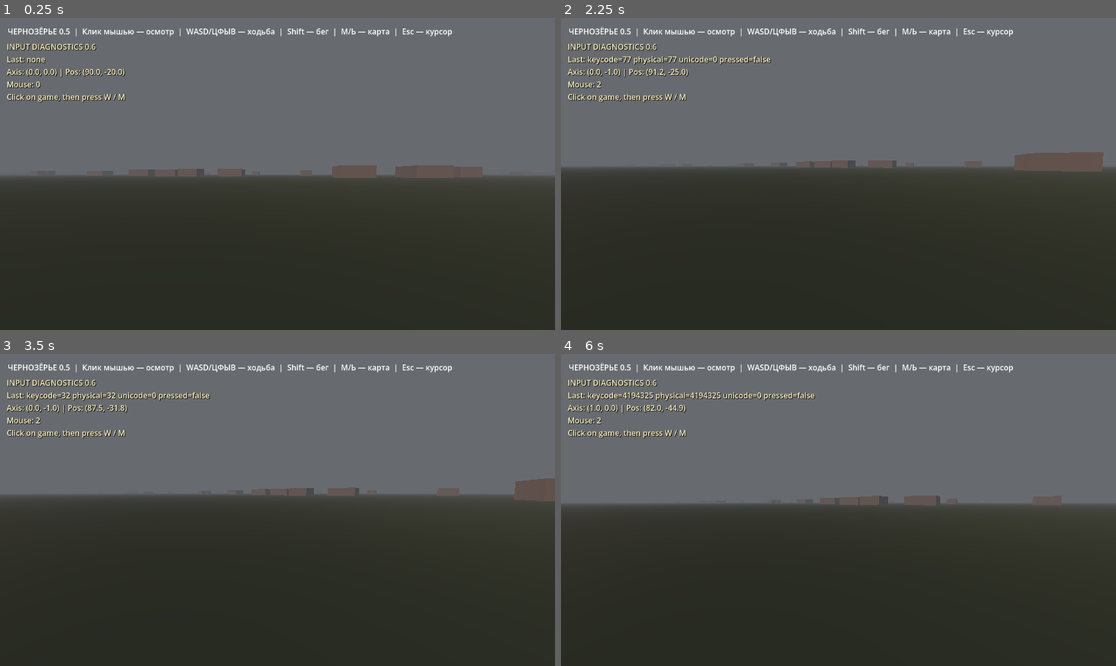
Above: before the commit, frames 1-4 (two rows, left to right).
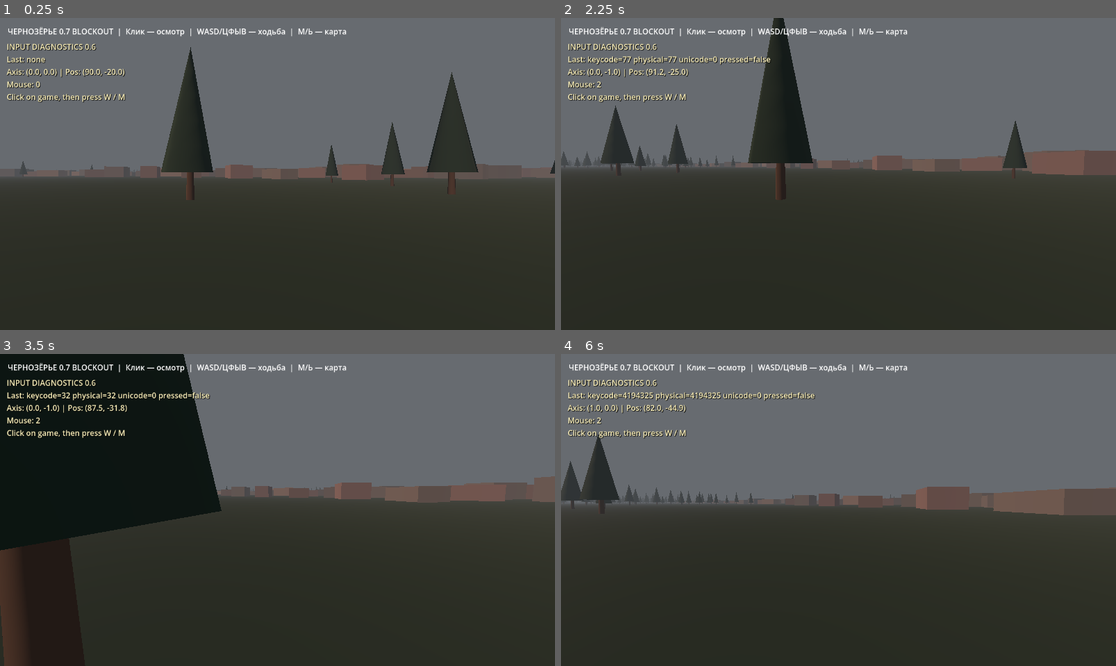
Above: after the commit, the same moments.

Repository: blacklambcult/chernozerye
Game: Godot game, scene res://main.tscn
The game is run twice, just before and just after one commit, with the same random seed, the same clock (stepped at 60 frames per second) and the same inputs.
Inputs (mouse positions are in pixels of both pictures, inside the frame that each line leads up to):
- Up to frame 1 (0.25 s): no input
- Up to frame 2 (2.25 s): tap Enter at 0.5 s; move the mouse to (960, 158) at 0.52 s; hold D 0.53-1.28 s; tap M at 0.6, 2.1 s; click (960, 158) at 0.67 s; tap Space at 0.77, 1.25, 1.52 s; move the mouse to (810, 174) at 1.27 s; hold W from 1.28 s (still down); tap Shift at 1.35 s; move the mouse to (849, 167) at 2.02 s
- Up to frame 3 (3.5 s): keep holding W; move the mouse to (271, 516) at 2.77 s; tap Shift at 2.85 s; click (271, 516) at 2.92 s; tap Space at 3.02 s
- Up to frame 4 (6 s): move the mouse to (877, 513) at 3.52 s; tap M at 3.6, 5.1 s; tap Space at 3.77, 4.52 s; tap Enter at 4.25 s; move the mouse to (794, 506) at 4.27 s; tap Shift at 4.35, 5.85 s; move the mouse to (844, 510) at 5.02 s; click (844, 510) at 5.17 s; move the mouse to (816, 503) at 5.77 s; release W at 5.78 s; hold D from 5.78 s (still down)

The runs differ from the first frame. In frame 1, 5.9% of the frame differs, in the area x 2-100%, y 3-59%; in frame 2, 6.7%; in frame 3, 23%, in the area x 0-100%, y 0-100%; in frame 4, 4.6%.

Commit message:
feat: enable v0.7 geographic blockout and replace sparse OSM houses and forest

Diff:
--- a/godot/world.gd
+++ b/godot/world.gd
@@ -15,10 +15,13 @@
             print("OSM объектов загружено: ", features.size())
             for feature in features:
                 if feature.get("type", "") == "road": _add_road(feature)
-                elif feature.get("type", "") == "building": _add_building(feature)
+                # OSM buildings are too sparse/inaccurate here; use provisional blockout instead.
     else:
         push_warning("world_data.json отсутствует — сначала выполните python scripts/fetch_osm.py")
-    _create_forest_from_osm(forest_features)
+    var geographical_blockout := Node3D.new()
+    geographical_blockout.name = "GeographyBlockoutV07"
+    geographical_blockout.set_script(preload("res://geography_v07.gd"))
+    add_child(geographical_blockout)
     _create_user_paths()
     _create_landmarks()
     _create_player()
@@ -137,7 +140,7 @@
 func _create_label() -> void:
     var layer := CanvasLayer.new()
     var label := Label.new()
-    label.text = "ЧЕРНОЗЁРЬЕ 0.5  |  Клик мышью — осмотр  |  WASD/ЦФЫВ — ходьба  |  Shift — бег  |  M/Ь — карта  |  Esc — курсор"
+    label.text = "ЧЕРНОЗЁРЬЕ 0.7 BLOCKOUT  |  Клик — осмотр  |  WASD/ЦФЫВ — ходьба  |  M/Ь — карта"
     label.position = Vector2(16, 16)
     layer.add_child(label)
     add_child(layer)
